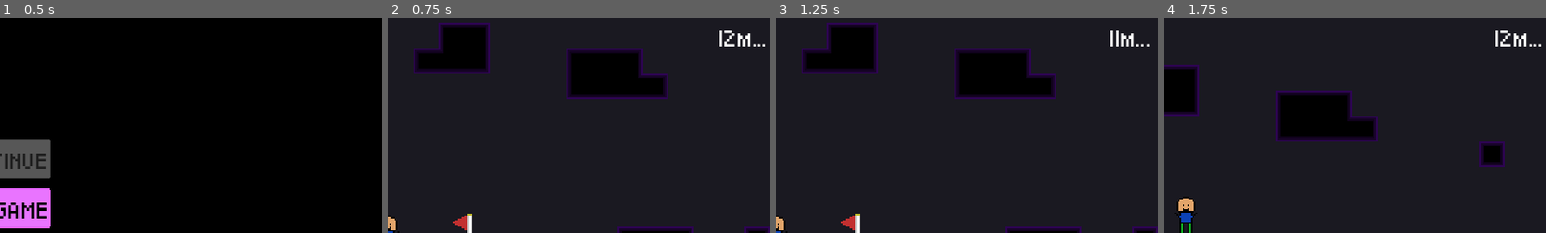
Above: before the commit, frames 1-4 (left to right).
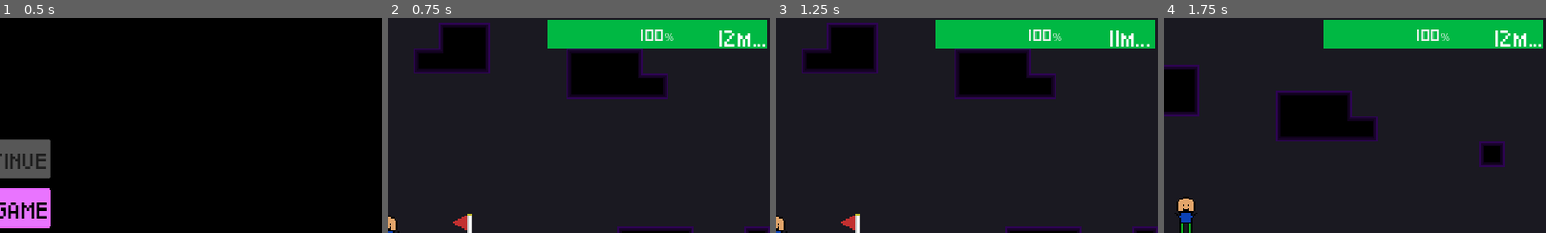
Above: after the commit, the same moments.

Repository: StormLight14/void-ascender
Game: Godot game, scene res://ui/menu/menu_ui.tscn
The game is run twice, just before and just after one commit, with the same random seed, the same clock (stepped at 60 frames per second) and the same inputs.
Inputs:
- Up to frame 1 (0.5 s): no input
- Up to frame 2 (0.75 s): click "NEW GAME" at 0.5 s
- Up to frame 3 (1.25 s): no input
- Up to frame 4 (1.75 s): tap Enter at 1.25 s; hold D (right) from 1.28 s (still down); hold Shift (climb) from 1.28 s (still down); tap Space (jump) at 1.52, 1.55 s
The pictures show only the part of the screen within x 50-100%, y 0-50%; the shares and areas given below are measured in that part.

Frame 1 is identical in both runs. In frame 2, 7.5% of the frame differs, in the area x 41-100%, y 0-15%; in frame 3, 7.5%; in frame 4, 7.5%.

Commit message:
add climbing stamina

Diff:
--- a/player/player.gd
+++ b/player/player.gd
@@ -10,20 +10,25 @@
 const ACCELERATION = 850.0
 const JUMP_VELOCITY = -275.0
 const CLIMB_SPEED = 100.0
-const STAMINA = 1500 # 1ms of holding takes 1 stamina; 1 ms of climbing takes 2
+const MAX_STAMINA = 1500
 
 var gravity = ProjectSettings.get_setting("physics/2d/default_gravity")
 var state = IDLE
+var player_stamina = MAX_STAMINA
+var can_regenerate_stamina = true
 
 @onready var climb_checker_left = %ClimbCheckerLeft
 @onready var climb_checker_right = %ClimbCheckerRight
+@onready var progress_bar = %ProgressBar
+@onready var hearts = %Hearts
+@onready var stamina_timer = %StaminaTimer
 
 @export var player_hearts = 3
-@onready var hearts = %Hearts
 
 signal killed
 
 func _ready():
+	update_climb_ui()
 	update_hearts()
 
 func _physics_process(delta):
@@ -36,29 +41,44 @@
 			state_climbing(delta)
 
 	handle_climbing(delta)
-
-
 	move_and_slide()
 
 func state_idle(delta):
 	handle_movement(delta)
 	handle_jump()
 	handle_gravity(delta, 1)
+	handle_stamina(delta)
 
 func state_running(delta):
 	handle_movement(delta)
 	handle_jump()
 	handle_gravity(delta, 1)
+	handle_stamina(delta)
 
 func state_climbing(delta):
 	handle_climbing(delta)
+
+func handle_stamina(delta):
+	print(can_regenerate_stamina)
+	if player_stamina < 0:
+		player_stamina = 0
+		can_regenerate_stamina = false
+
+	if can_regenerate_stamina:
+		if player_stamina < MAX_STAMINA:
+			player_stamina += 150 * delta
+		else:
+			player_stamina = MAX_STAMINA
+	else:
+		stamina_timer.start()
+	update_climb_ui()
 
 func handle_climbing(delta):
 	var left_has_wall = climb_checker_left.is_colliding()
 	var right_has_wall = climb_checker_right.is_colliding()
 	var on_wall = left_has_wall or right_has_wall
 
-	if Input.is_action_pressed("climb") and on_wall and not is_on_floor():
+	if Input.is_action_pressed("climb") and on_wall and not is_on_floor() and player_stamina > 0:
 		if state != CLIMBING:
 			state = CLIMBING
 
@@ -68,14 +88,23 @@
 				velocity.x = -JUMP_VELOCITY / 1.5
 			elif right_has_wall:
 				velocity.x = JUMP_VELOCITY / 1.5
+			player_stamina -= 200 * delta
 		elif left_has_wall and Input.is_action_pressed("left") or right_has_wall and Input.is_action_pressed("right"):
 			velocity.y = -CLIMB_SPEED
+			player_stamina -= 200 * delta
 		elif left_has_wall and Input.is_action_pressed("right") or right_has_wall and Input.is_action_pressed("left"):
 			velocity.y = CLIMB_SPEED
+			player_stamina -= 200 * delta
 		else:
+			player_stamina -= 100 * delta
 			velocity.y = move_toward(velocity.y, 0, ACCELERATION * delta)
+
+		update_climb_ui()
 	else:
 		state = IDLE
+
+func update_climb_ui():
+	progress_bar.value = player_stamina
 
 func handle_movement(delta):
 	var direction = Input.get_axis("left", "right")
@@ -111,3 +140,6 @@
 	killed.emit()
 	player_hearts = 3
 	update_hearts()
+
+func _on_stamina_timer_timeout():
+	can_regenerate_stamina = true
--- a/player/player.tscn
+++ b/player/player.tscn
@@ -1,7 +1,13 @@
-[gd_scene load_steps=6 format=3 uid="uid://bkhq4rsyosghj"]
+[gd_scene load_steps=8 format=3 uid="uid://bkhq4rsyosghj"]
 
 [ext_resource type="Script" path="res://player/player.gd" id="1_nhuf3"]
 [ext_resource type="Texture2D" uid="uid://v6fkq0hn5rut" path="res://assets/player/clark.png" id="2_gh0m4"]
+
+[sub_resource type="StyleBoxFlat" id="StyleBoxFlat_83g1y"]
+bg_color = Color(0.427451, 0.427451, 0.427451, 0.72549)
+
+[sub_resource type="StyleBoxFlat" id="StyleBoxFlat_witdj"]
+bg_color = Color(0, 0.721569, 0.262745, 1)
 
 [sub_resource type="CapsuleShape2D" id="CapsuleShape2D_3gixw"]
 radius = 5.0
@@ -30,6 +36,19 @@
 offset_right = 2.0
 offset_bottom = 2.0
 grow_horizontal = 2
+
+[node name="ProgressBar" type="ProgressBar" parent="PlayerUI"]
+unique_name_in_owner = true
+offset_left = 340.0
+offset_top = 1.0
+offset_right = 478.0
+offset_bottom = 19.0
+theme_override_font_sizes/font_size = 6
+theme_override_styles/background = SubResource("StyleBoxFlat_83g1y")
+theme_override_styles/fill = SubResource("StyleBoxFlat_witdj")
+max_value = 1500.0
+step = 1.0
+value = 100.0
 
 [node name="Sprite2D" type="Sprite2D" parent="."]
 texture = ExtResource("2_gh0m4")
@@ -66,4 +85,10 @@
 target_position = Vector2(8, 0)
 max_results = 4
 
+[node name="StaminaTimer" type="Timer" parent="."]
+unique_name_in_owner = true
+wait_time = 3.0
+one_shot = true
+
 [connection signal="area_entered" from="Hurtbox" to="." method="_on_hurtbox_area_entered"]
+[connection signal="timeout" from="StaminaTimer" to="." method="_on_stamina_timer_timeout"]
--- a/project.godot
+++ b/project.godot
@@ -19,7 +19,6 @@
 
 window/size/viewport_width=480
 window/size/viewport_height=270
-window/size/mode=3
 window/size/initial_position_type=0
 window/size/window_width_override=1280
 window/size/window_height_override=720
